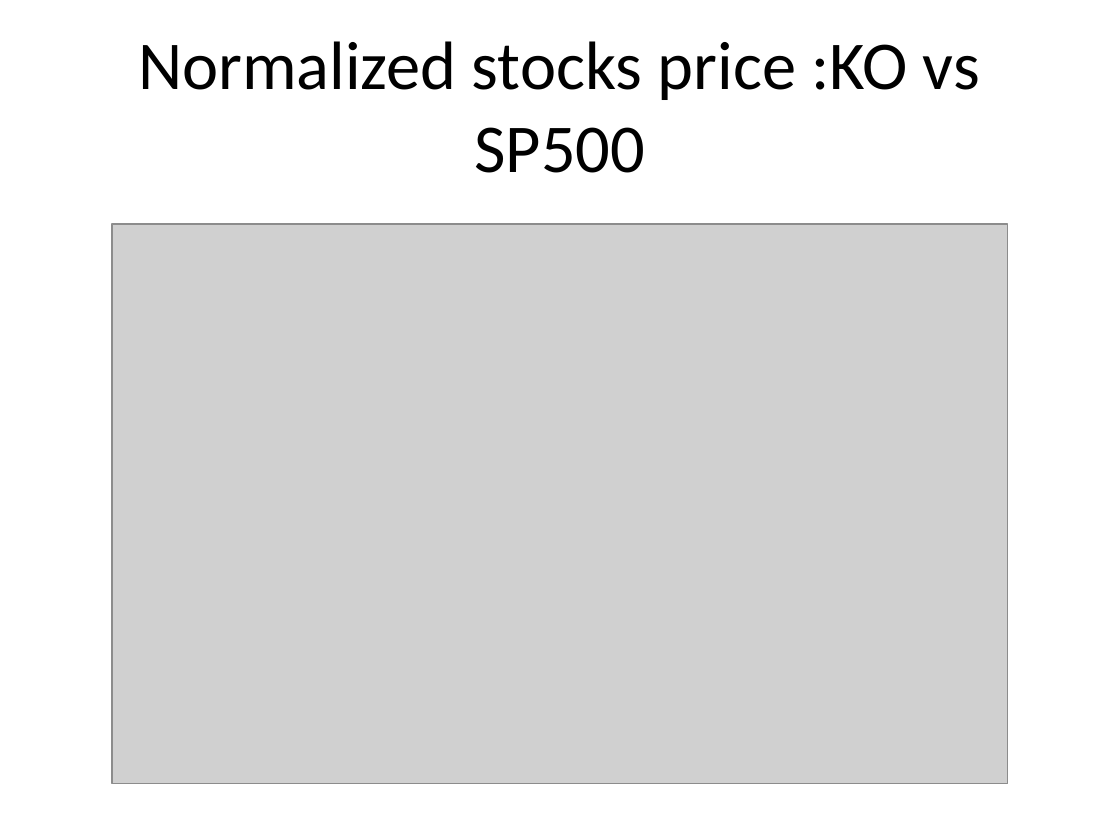
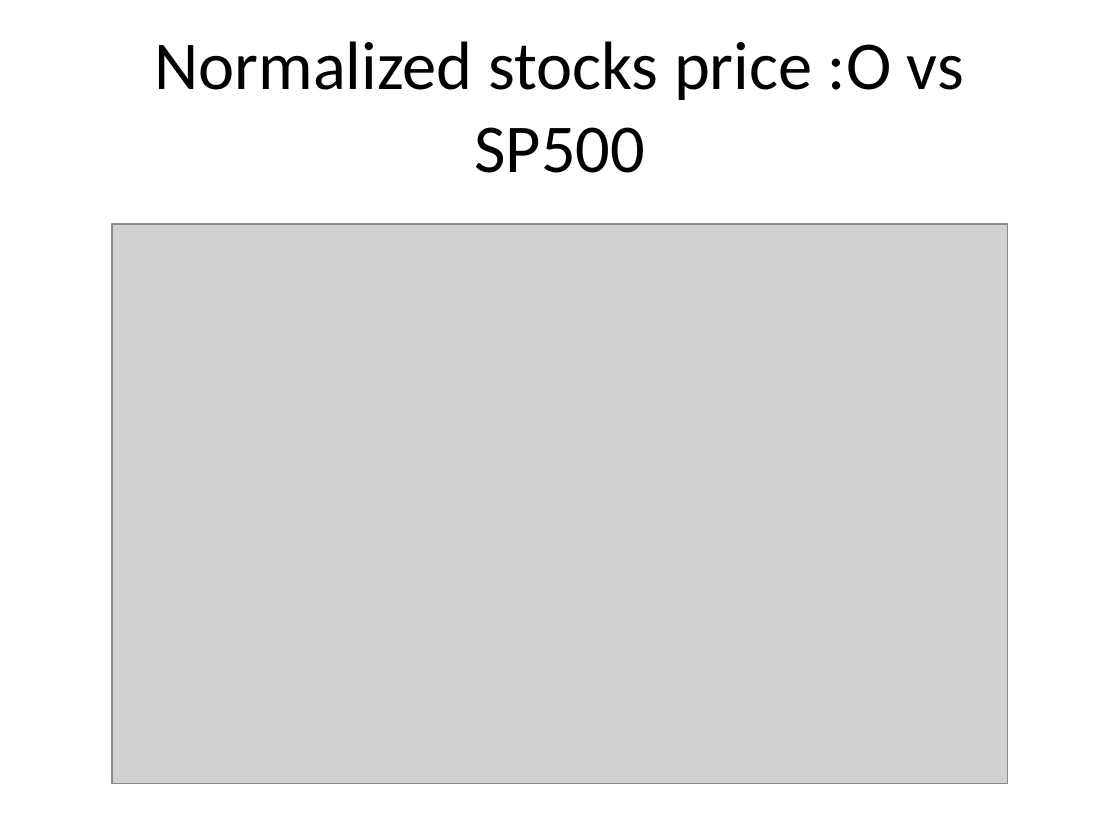
Before and after one commit to Mathiascalifornia/Fundamental-Analysis, a slide deck: slide 44 of Output_english_example.pptx (slide 46 before the commit). Drawn at 1120x840 pixels with LibreOffice and Linux fonts; fonts in the diff are those of the drawing; grey boxes stand for pictures. Boxes give left, top, right and bottom in pixels: in the first picture for what was removed or moved away, otherwise in the second. Text is boxed around its words. In the diff, an @@ line names an element or a change of style, - is before the commit and + after.

```diff
--- a/Output_english_example.pptx
+++ b/Output_english_example.pptx
@@ title at bbox=[154, 41, 964, 173]: text changed @@
-Normalized stocks price :KO vs SP500
+Normalized stocks price :O vs SP500
```
Also in this commit, not shown: 3 other slides changed, 2 slides added, 3 slides removed, 7 other files.
